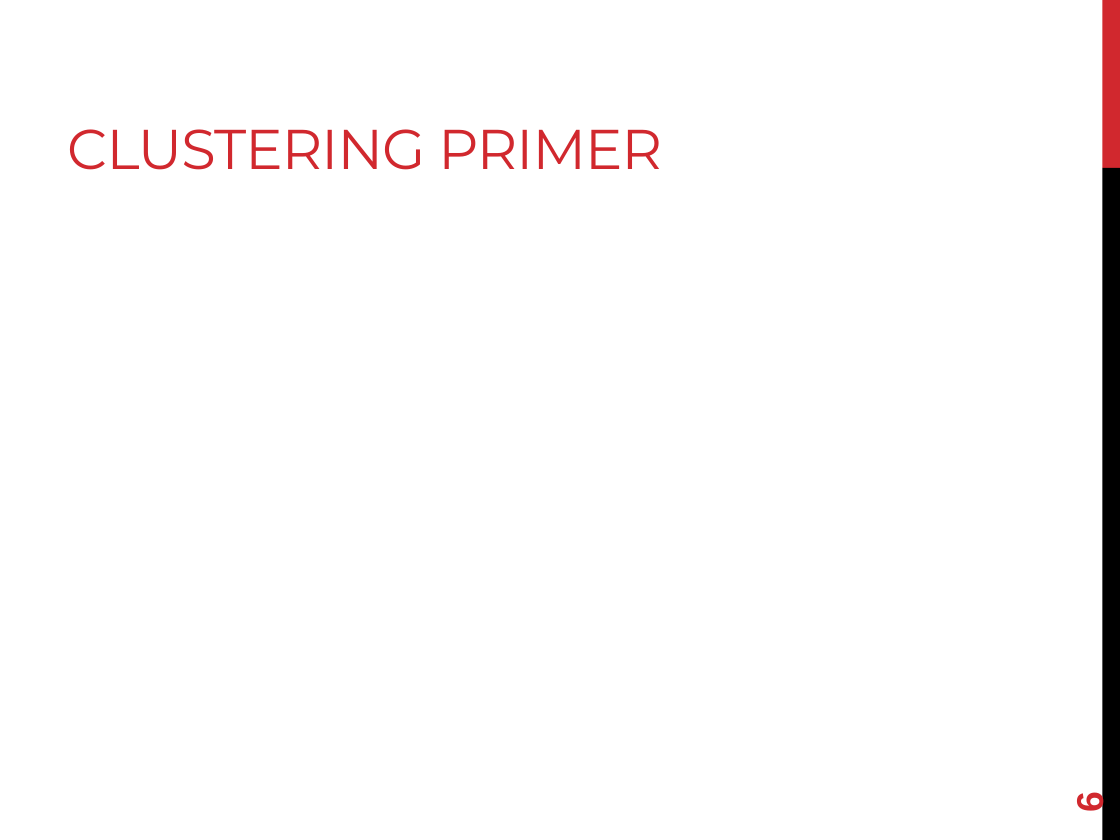
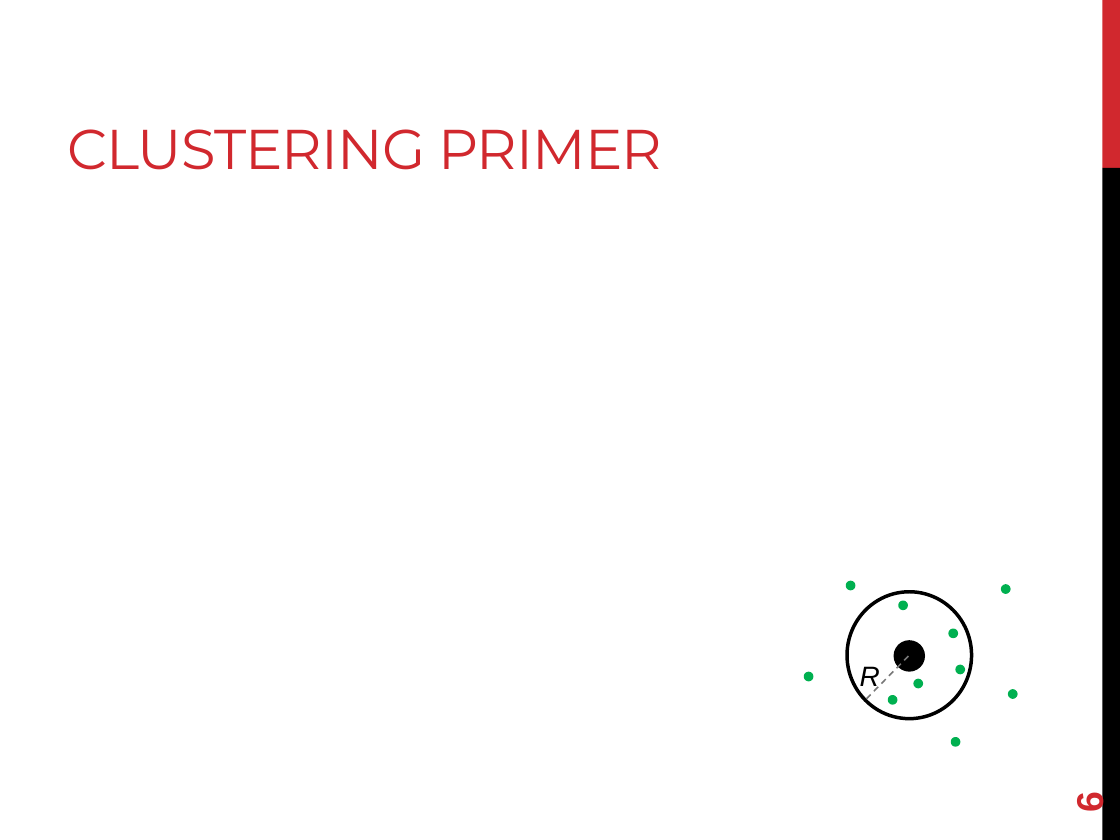
Before and after one commit to mech-design/mech-design.github.io, a slide deck: slide 6 of lecs/cmsc498t_s2022_lec23-24_knittel.pptx. Drawn at 1120x840 pixels with LibreOffice and Linux fonts; fonts in the diff are those of the drawing; grey boxes stand for pictures. Boxes give left, top, right and bottom in pixels: in the first picture for what was removed or moved away, otherwise in the second. Text is boxed around its words. In the diff, an @@ line names an element or a change of style, - is before the commit and + after.

```diff
--- a/lecs/cmsc498t_s2022_lec23-24_knittel.pptx
+++ b/lecs/cmsc498t_s2022_lec23-24_knittel.pptx
@@ ellipse added at bbox=[847, 591, 971, 718], outline #000000 2.25 pt @@
@@ ellipse added at bbox=[848, 582, 855, 589], fill #00B050, outline #00B050 2.25 pt @@
@@ ellipse added at bbox=[1002, 586, 1009, 592], fill #00B050, outline #00B050 2.25 pt @@
@@ ellipse added at bbox=[900, 603, 907, 609], fill #00B050, outline #00B050 2.25 pt @@
@@ line added from (908, 656) to (866, 700), #777777 1 pt dashed @@
@@ ellipse added at bbox=[895, 642, 923, 670], fill #000000, outline #000000 2.25 pt @@
@@ ellipse added at bbox=[950, 631, 956, 637], fill #00B050, outline #00B050 2.25 pt @@
@@ ellipse added at bbox=[805, 673, 812, 680], fill #00B050, outline #00B050 2.25 pt @@
@@ text added at bbox=[860, 666, 880, 691], 18 pt, text #000000, italic @@
+R
@@ ellipse added at bbox=[915, 681, 922, 688], fill #00B050, outline #00B050 2.25 pt @@
@@ ellipse added at bbox=[958, 666, 964, 673], fill #00B050, outline #00B050 2.25 pt @@
@@ ellipse added at bbox=[889, 697, 896, 703], fill #00B050, outline #00B050 2.25 pt @@
@@ ellipse added at bbox=[1009, 691, 1016, 698], fill #00B050, outline #00B050 2.25 pt @@
@@ ellipse added at bbox=[952, 739, 959, 746], fill #00B050, outline #00B050 2.25 pt @@
```
Also in this commit, not shown: 5 other slides changed, 2 slides added, 2 other files.
